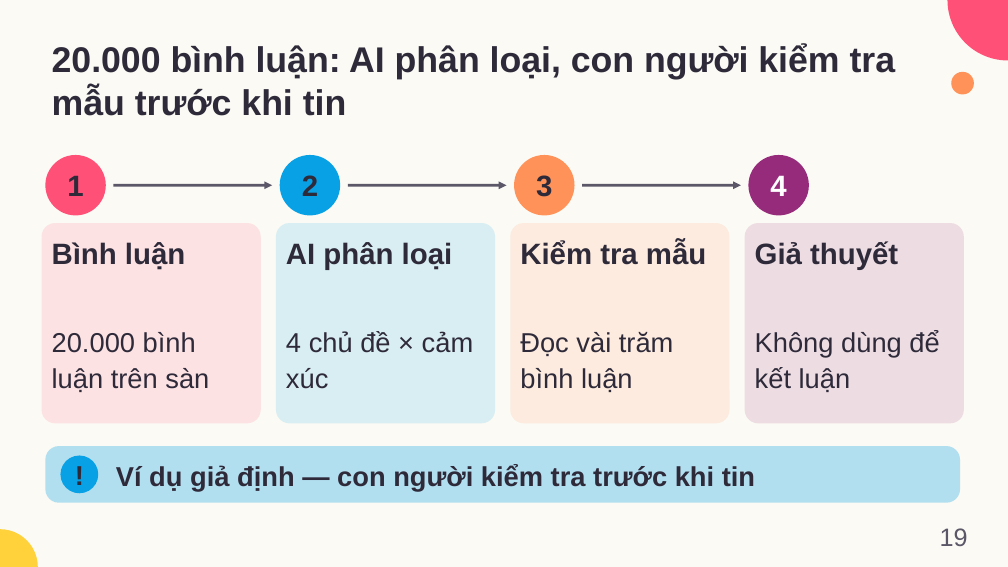
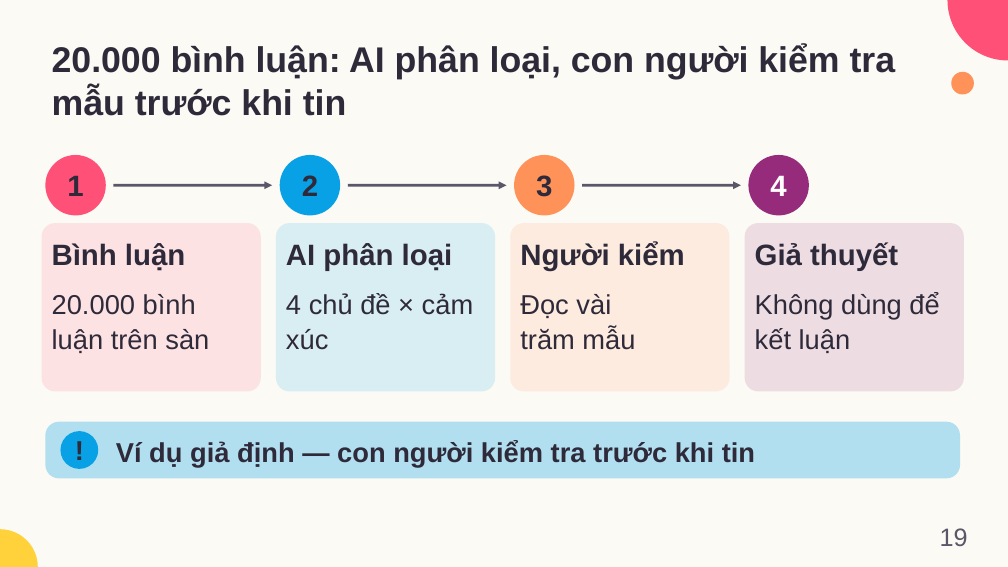
Before and after one commit to dnbaoquyen/academic-pptx-skill, a slide deck: slide 19 of mkt1107/output/MKT1107_W05_slides.pptx. Drawn at 1008x567 pixels with LibreOffice and Linux fonts; fonts in the diff are those of the drawing. Boxes give left, top, right and bottom in pixels: in the first picture for what was removed or moved away, otherwise in the second. Text is boxed around its words. In the diff, an @@ line names an element or a change of style, - is before the commit and + after.

```diff
--- a/mkt1107/output/MKT1107_W05_slides.pptx
+++ b/mkt1107/output/MKT1107_W05_slides.pptx
@@ rounded rectangle: place and size @@
-rounded rectangle at [42,223,261,423]
+rounded rectangle at [42,223,261,392]
@@ rounded rectangle: place and size @@
-rounded rectangle at [276,223,495,423]
+rounded rectangle at [276,223,495,392]
@@ rounded rectangle: place and size @@
-rounded rectangle at [510,223,730,423]
+rounded rectangle at [510,223,730,392]
@@ proportions changed in 4 elements at [42,223,261,392], [276,223,495,392], [510,223,730,392], [745,223,964,392] @@
@@ rounded rectangle: place and size @@
-rounded rectangle at [745,223,964,423]
+rounded rectangle at [745,223,964,392]
@@ text at [520,241,685,270]: text changed @@
-Kiểm tra mẫu
+Người kiểm
@@ text "20.000 bình luận trên sàn": place and size @@
-text "20.000 bình luận trên sàn" at [52,332,209,392]
+text "20.000 bình luận trên sàn" at [52,294,209,353]
@@ text "4 chủ đề × cảm ...": place and size @@
-text "4 chủ đề × cảm ..." at [286,331,474,389]
+text "4 chủ đề × cảm ..." at [286,293,474,350]
@@ text at [520,294,635,350]: text changed @@
-Đọc vài trăm bình luận
+Đọc vài trăm mẫu
@@ text "Không dùng để kết luận": place and size @@
-text "Không dùng để kết luận" at [755,331,939,392]
+text "Không dùng để kết luận" at [755,292,939,353]
@@ 2 texts, 1 rounded rectangle, 1 ellipse: place and size @@
-2 texts, 1 rounded rectangle, 1 ellipse at [45,446,960,503]
+2 texts, 1 rounded rectangle, 1 ellipse at [45,422,960,479]
```
Also in this commit, not shown: 2 other slides changed, 6 other files.
